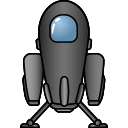
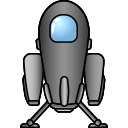
Comparing the layer stacks of the two 128 x 128 images. Changes:
pixels changed over (21, 1, 107, 127) (layer not identified)
